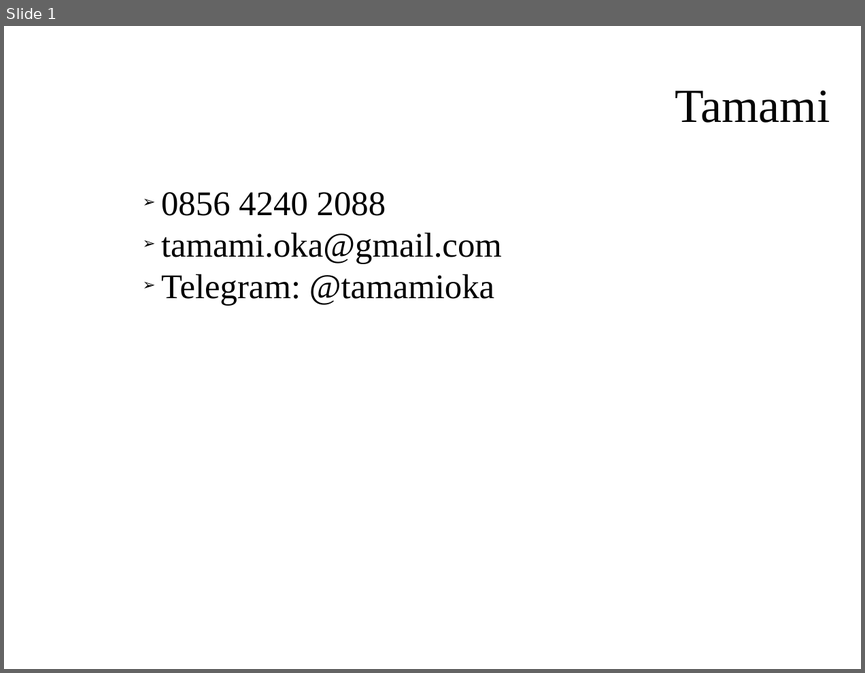
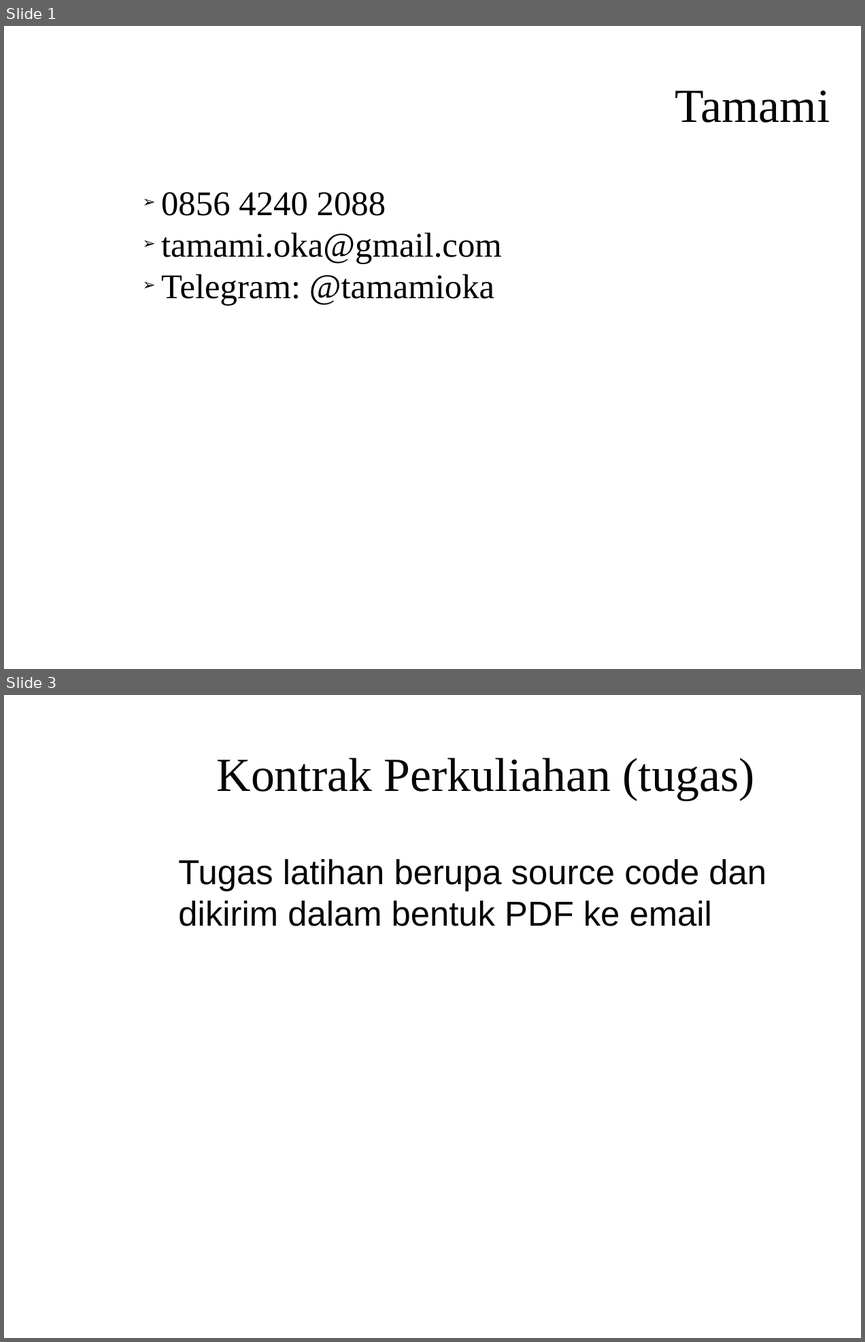
Before and after one commit to Dickyfathur7/pemrograman-komputer-2, a slide deck: PENGANTAR.odp. Shown one above the other, each under a label of ours: slide 1 before the commit, slides 1 and 3 after it; the slides between them are not shown. The pictures are 865x673 and 865x1342 pixels, drawn with LibreOffice and Linux fonts; fonts in the diff are those of the drawing; background and template pictures are left out. Boxes give left, top, right and bottom in pixels: in the first picture for what was removed or moved away, otherwise in the second. Text is boxed around its words. In the diff, an @@ line names an element or a change of style, - is before the commit and + after.

```diff
--- a/PENGANTAR.odp
+++ b/PENGANTAR.odp
@@ slide 3 added at (4, 695, 861, 1338), background picture (left out) @@
@@ title added at (217, 758, 755, 800), 44 pt, text #050505 @@
+Kontrak Perkuliahan (tugas)
@@ text added at (178, 859, 766, 926), 32 pt, text #050505 @@
+Tugas latihan berupa source code dan dikirim dalam bentuk PDF ke email
```
Also in this commit, not shown: 1 slide changed, 3 other slides added, 1 slide removed, 3 other files.
